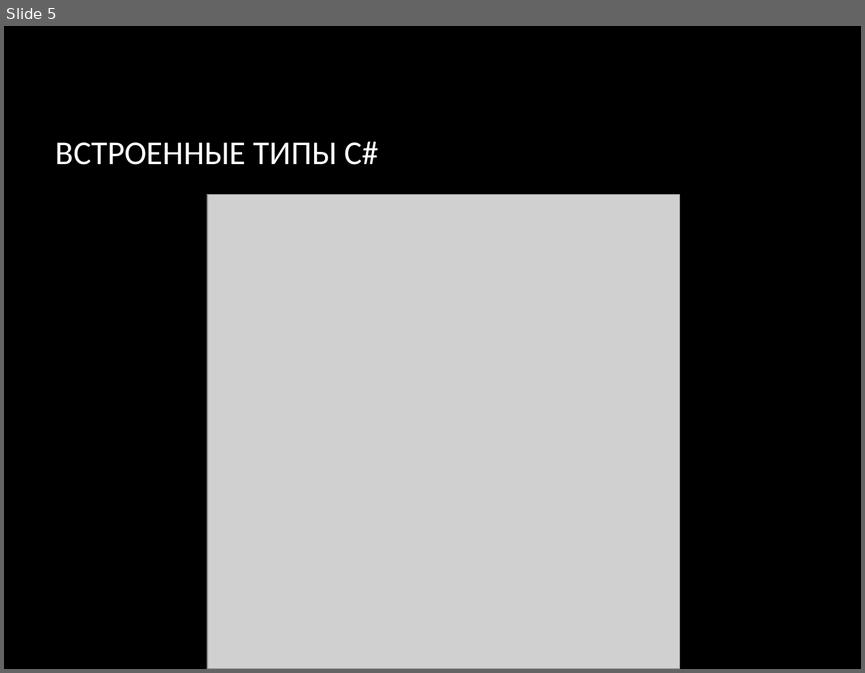
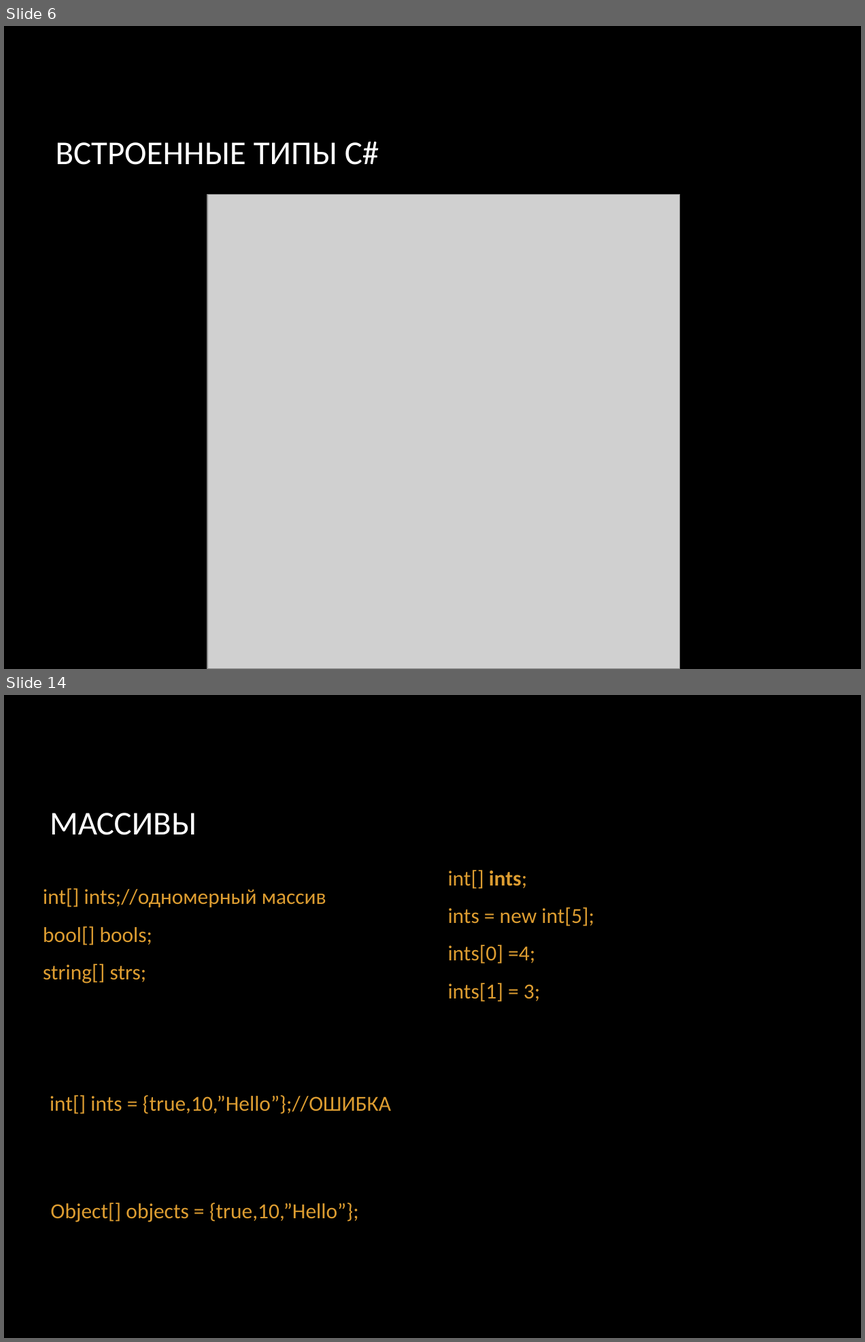
Before and after one commit to SunJohnson/Study, a slide deck: College/OP_09/2022-2/lectures/Лекция 2 Основы C#.pptx. Shown one above the other, each under a label of ours: slide 5 before the commit, slides 6 and 14 after it; the slides between them are not shown. The pictures are 865x673 and 865x1342 pixels, drawn with LibreOffice and Linux fonts; fonts in the diff are those of the drawing; grey boxes stand for pictures; background and template pictures are left out. Boxes give left, top, right and bottom in pixels: in the first picture for what was removed or moved away, otherwise in the second. Text is boxed around its words. In the diff, an @@ line names an element or a change of style, - is before the commit and + after.

```diff
--- a/College/OP_09/2022-2/lectures/Лекция 2 Основы C#.pptx
+++ b/College/OP_09/2022-2/lectures/Лекция 2 Основы C#.pptx
@@ slide 14 added at [4, 695, 861, 1338], background picture (left out) @@
@@ title added at [50, 813, 196, 835], 28 pt, text #FFFFFF @@
+МАССИВЫ
@@ text added at [448, 870, 594, 1002], 18 pt, text #DD9D31 @@
+int[] ints;
+ints = new int[5];
+ints[0] =4;
+ints[1] = 3;
@@ text added at [43, 888, 326, 983], 18 pt, text #DD9D31 @@
+int[] ints;//одномерный массив
+bool[] bools;
+string[] strs;
@@ text added at [50, 1095, 391, 1114], 18 pt, text #DD9D31 @@
+int[] ints = {true,10,”Hello”};//ОШИБКА
@@ text added at [51, 1202, 359, 1222], 18 pt, text #DD9D31 @@
+Object[] objects = {true,10,”Hello”};
@@ what was slide 5 is now slide 6 @@
```
Also in this commit, not shown: 8 slides changed, 12 other slides added, 6 slides removed.
